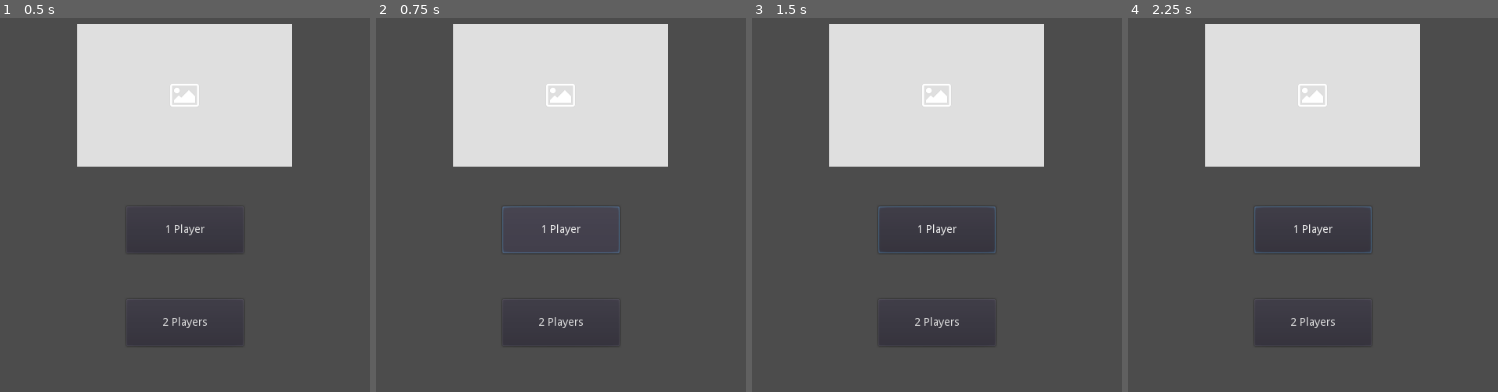
Above: before the commit, frames 1-4 (left to right).
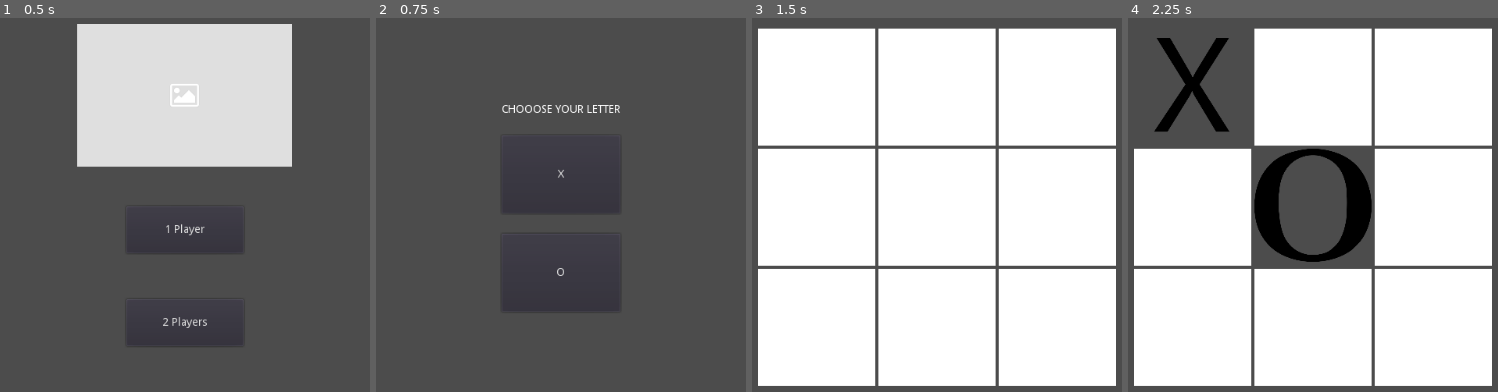
Above: after the commit, the same moments.

Repository: VcelistMC/Tic-Tac-Toe
Game: Godot game, scene res://Scenes/title.tscn
The game is run twice, just before and just after one commit, with the same random seed, the same clock (stepped at 60 frames per second) and the same inputs.
Inputs (mouse positions are in pixels of both pictures, inside the frame that each line leads up to):
- Up to frame 1 (0.5 s): no input
- Up to frame 2 (0.75 s): click "1 Player" at 0.5 s
- Up to frame 3 (1.5 s): click (937, 175) at 1.25 s, where only the run after the commit has a clickable "X"
- Up to frame 4 (2.25 s): click (1190, 85) at 2.02 s

Frame 1 is identical in both runs. In frame 2, 23% of the frame differs, in the area x 20-79%, y 1-88%; in frame 3, 91%, in the area x 1-99%, y 1-99%; in frame 4, 81%.

Commit message:
added alpha-beta pruning, and ability to choose the letter to play as

Diff:
--- /dev/null
+++ b/Scenes/global.gd
@@ -0,0 +1,5 @@
+extends Node
+var player
+var oppenent
+var player_texture
+var oppenent_texture
--- /dev/null
+++ b/Scenes/letter_choose.gd
@@ -0,0 +1,20 @@
+extends CenterContainer
+
+
+
+
+func _on_Button_pressed():
+	Global.player = "X"
+	Global.oppenent = "O"
+	Global.player_texture = load("res://assests/x-button.png")
+	Global.oppenent_texture = load("res://assests/o-button.png")
+	get_tree().change_scene("res://Scenes/playground.tscn")
+
+
+
+func _on_Button2_pressed():
+	Global.player = "O"
+	Global.oppenent = "X"
+	Global.oppenent_texture = load("res://assests/x-button.png")
+	Global.player_texture = load("res://assests/o-button.png")
+	get_tree().change_scene("res://Scenes/playground.tscn")
--- /dev/null
+++ b/Scenes/letter_choose.tscn
@@ -0,0 +1,40 @@
+[gd_scene load_steps=2 format=2]
+
+[ext_resource path="res://Scenes/letter_choose.gd" type="Script" id=1]
+
+[node name="CenterContainer" type="CenterContainer"]
+anchor_right = 1.0
+anchor_bottom = 1.0
+script = ExtResource( 1 )
+__meta__ = {
+"_edit_use_anchors_": false
+}
+
+[node name="VBoxContainer" type="VBoxContainer" parent="."]
+margin_left = 436.0
+margin_top = 167.0
+margin_right = 588.0
+margin_bottom = 433.0
+custom_constants/separation = 26
+
+[node name="Label" type="Label" parent="VBoxContainer"]
+margin_right = 152.0
+margin_bottom = 14.0
+text = "CHOOOSE YOUR LETTER"
+align = 1
+
+[node name="Button" type="Button" parent="VBoxContainer"]
+margin_top = 40.0
+margin_right = 152.0
+margin_bottom = 140.0
+rect_min_size = Vector2( 150, 100 )
+text = "X"
+
+[node name="Button2" type="Button" parent="VBoxContainer"]
+margin_top = 166.0
+margin_right = 152.0
+margin_bottom = 266.0
+rect_min_size = Vector2( 100, 100 )
+text = "O"
+[connection signal="pressed" from="VBoxContainer/Button" to="." method="_on_Button_pressed"]
+[connection signal="pressed" from="VBoxContainer/Button2" to="." method="_on_Button2_pressed"]
--- a/Scenes/playground.gd
+++ b/Scenes/playground.gd
@@ -1,63 +1,40 @@
 extends CenterContainer
 
 var turn = 1
-var res
 var buttons
-var curr
 var grid = [
 	"", "", "",
 	"", "", "",
 	"", "", ""
 ]
-var player = "X"
-var opponent = "O"
+var player = Global.player
+var opponent = Global.oppenent
 
-var x_texture = load("res://assests/x-button.png")
-var o_texture = load("res://assests/o-button.png")
-var empty = load("res://assests/download.png")
-var moves
+var player_texture = Global.player_texture
+var opponent_texture = Global.oppenent_texture
 
 
 func _ready():
 	buttons = $GridContainer.get_children()
 
-func wait(time):
-	var t = Timer.new()
-	t.set_wait_time(time)
-	t.set_one_shot(true)
-	$".".add_child(t)
-	t.start()
-	yield(t, "timeout")
 
 
 func _on_TextureButton_pressed(ind):
-	buttons[ind-1].texture_normal = o_texture
+	# FIXME: oppenent wins but game no end??? lmao
+	buttons[ind-1].texture_normal = player_texture
 	buttons[ind-1].disabled = true
 	turn = -turn
-	grid[ind-1] = "O"
+	grid[ind-1] = player
 	if isWinner("O"):
 		$Label.text = "O WON"
 		for button in buttons:
 			button.disabled = true
 
 	var move = findBestMove(grid)
-	for i in moves:
-		if i >= 0:
-			buttons[i].texture_normal = x_texture if turn == 1 else o_texture
-			turn = -turn
-		else:
-			buttons[abs(i)].texture_normal = empty
 
-		var t = Timer.new()
-		t.set_wait_time(0.01)
-		t.set_one_shot(true)
-		self.add_child(t)
-		t.start()
-		yield(t, "timeout")
-
-	buttons[move].texture_normal = x_texture
+	buttons[move].texture_normal = opponent_texture
 	buttons[move].disabled = true
-	grid[move] = "X"
+	grid[move] = opponent
 
 	if isWinner("X"):
 		$Label.text = "X WON"
@@ -81,11 +58,11 @@
 	else: return false
 
 func evaluate():
-	if isWinner("X"): return 10
-	elif isWinner("O"): return -10
+	if isWinner(opponent): return 10
+	elif isWinner(player): return -10
 	else: return 0
 
-func minimax(board, depth, maxPlayer):
+func minimax(board, depth, maxPlayer, alpha, beta):
 	var val = evaluate()
 	if val != 0: return val
 	elif not board.has(""): return 0
@@ -94,40 +71,33 @@
 		var bestMove = -10
 		for cell in range(9):
 			if board[cell] == "":
-				moves.append(cell)
-				board[cell] = player
-				buttons[cell].texture_normal = o_texture if player == "O" else x_texture
-				bestMove = max(bestMove, minimax(board, depth+1, !maxPlayer))
+				board[cell] = opponent
+				bestMove = max(bestMove, minimax(board, depth+1, !maxPlayer, alpha, beta))
 				board[cell] = ""
-				moves.append(-cell)
-				buttons[cell].texture_normal = empty
+				alpha = max(alpha, bestMove)
+				if alpha >= beta:
+					break
 		return bestMove
 	else:
 		var bestMove = 10
 		for cell in range(9):
 			if board[cell] == "":
-				moves.append(cell)
-				board[cell] = opponent
-				buttons[cell].texture_normal = o_texture if player == "O" else x_texture
-				bestMove = min(bestMove, minimax(board, depth+1, !maxPlayer))
+				board[cell] = player
+				bestMove = min(bestMove, minimax(board, depth+1, !maxPlayer, alpha, beta))
 				board[cell] = ""
-				moves.append(-cell)
-				buttons[cell].texture_normal = empty
+				beta = min(beta, bestMove)
+				if beta <= alpha:
+					break
 		return bestMove
 
 func findBestMove(board):
 	var bestVal = -10000
 	var bestmove = -1
-	moves = []
 	for cell in range(9):
 		if board[cell] == "":
-			moves.append(cell)
-			board[cell] = player
-			buttons[cell].texture_normal = o_texture if player == "O" else x_texture
-			var val = minimax(board, 0, false)
+			board[cell] = opponent
+			var val = minimax(board, 0, false, -INF, INF)
 			board[cell] = ""
-			moves.append(-cell)
-			buttons[cell].texture_normal = empty
 			if val > bestVal:
 				bestVal = val
 				bestmove = cell
--- /dev/null
+++ b/Scenes/title.gd
@@ -0,0 +1,18 @@
+extends MarginContainer
+
+
+# Declare member variables here. Examples:
+# var a = 2
+# var b = "text"
+
+
+# Called when the node enters the scene tree for the first time.
+func _ready():
+	pass # Replace with function body.
+
+
+# Called every frame. 'delta' is the elap
+
+
+func _on_1_player_pressed():
+	get_tree().change_scene("res://Scenes/letter_choose.tscn")
--- a/Scenes/title.tscn
+++ b/Scenes/title.tscn
@@ -1,12 +1,14 @@
-[gd_scene load_steps=2 format=2]
+[gd_scene load_steps=3 format=2]
 
 [ext_resource path="res://assests/placeholder.png" type="Texture" id=1]
+[ext_resource path="res://Scenes/title.gd" type="Script" id=2]
 
 [node name="GUI" type="MarginContainer"]
 anchor_right = 1.0
 anchor_bottom = 1.0
 margin_top = 64.0
 margin_bottom = -105.0
+script = ExtResource( 2 )
 __meta__ = {
 "_edit_use_anchors_": false
 }
@@ -63,3 +65,4 @@
 size_flags_horizontal = 3
 size_flags_vertical = 3
 text = "2 Players"
+[connection signal="pressed" from="LOGO & Butt/BUttons/Buttons/1 player" to="." method="_on_1_player_pressed"]
--- a/project.godot
+++ b/project.godot
@@ -19,6 +19,10 @@
 run/main_scene="res://Scenes/title.tscn"
 config/icon="res://icon.png"
 
+[autoload]
+
+Global="*res://Scenes/global.gd"
+
 [rendering]
 
 environment/default_environment="res://default_env.tres"
